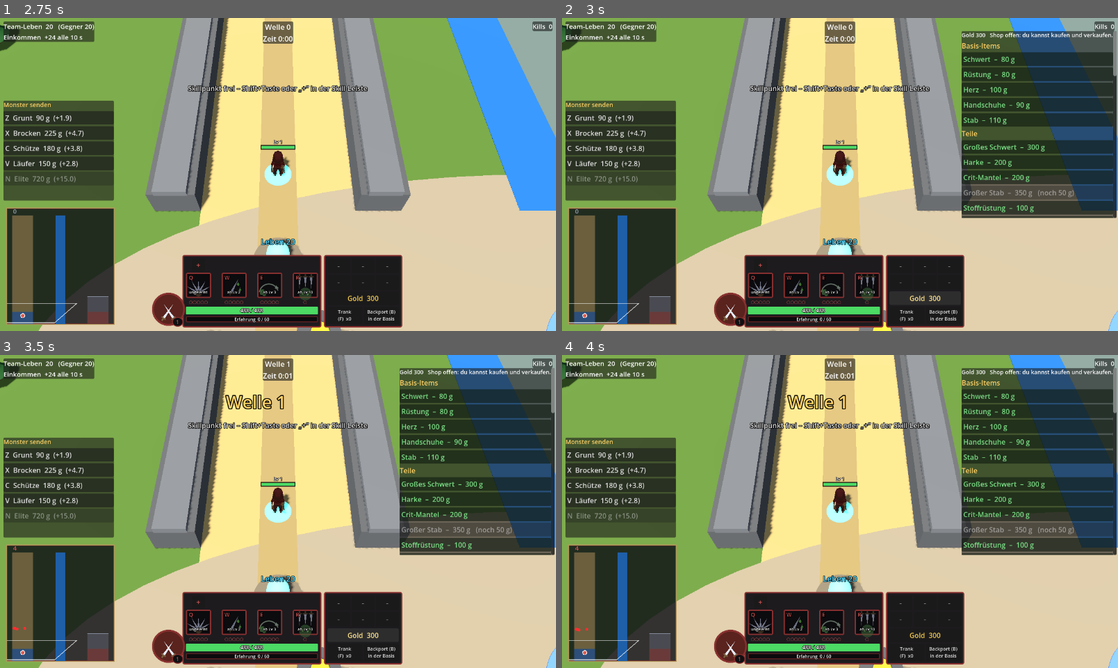
Above: before the commit, frames 1-4 (two rows, left to right).
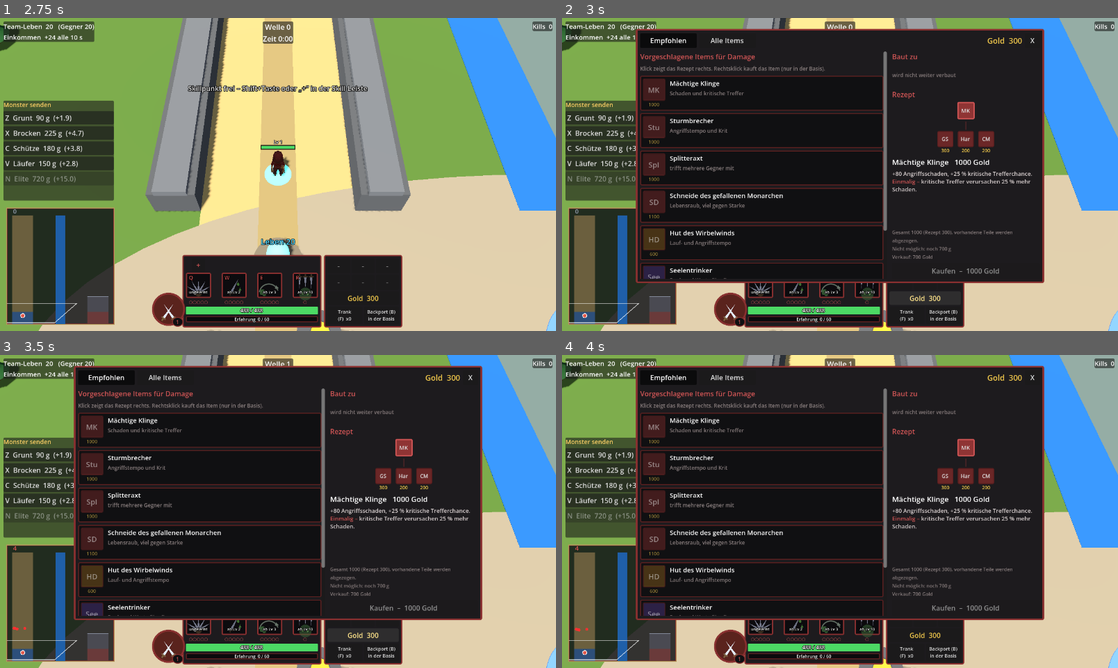
Above: after the commit, the same moments.

Repository: Tarux21/hero-lane-wars
Game: Godot game, scene res://scenes/main.tscn
Same seed, same stepped clock (60 frames per second), same inputs: the game is played once before the commit and once after it.
Inputs (mouse positions are in pixels of both pictures, inside the frame that each line leads up to):
- Up to frame 1 (2.75 s): click "Normal" at 0.5 s; click "Normal" at 1.25 s; click "Spiel starten" at 2 s
- Up to frame 2 (3 s): click "Gold 300" at 2.75 s
- Up to frame 3 (3.5 s): no input
- Up to frame 4 (4 s): click (667, 376) at 3.5 s, where only the run after the commit has a clickable "Empfohlen"

Frame 1 is identical in both runs. In frame 2, 61% of the frame differs, in the area x 13-100%, y 3-85%; in frame 3, 61%; in frame 4, 61%.

Commit message:
Shop im LoL-Aufbau: Reiter Empfohlen/Alle Items, Suche und Filter, Rezeptbaum, Baut-zu, Kaufen-Knopf (Rechtsklick kauft), Gold-Klick/Tab oeffnet
Co-Authored-By: Claude Sonnet 5.5 <noreply@anthropic.com>

Diff:
--- a/godot/scripts/game.gd
+++ b/godot/scripts/game.gd
@@ -14,6 +14,7 @@
 const SfxLib := preload("res://scripts/sfx.gd")
 const FxLib := preload("res://scripts/fx.gd")
 const HudStein := preload("res://scripts/hud_stein.gd")
+const ShopLib := preload("res://scripts/shop_stein.gd")
 const GoldenRunner := preload("res://scripts/golden_runner.gd")
 const GoldenEconomyRunner := preload("res://scripts/golden_economy_runner.gd")
 const GoldenBossRunner := preload("res://scripts/golden_boss_runner.gd")
@@ -81,11 +82,9 @@
 var bot_style := "random"              # gewählter Spielstil der Gegner
 var diff_key := "normal"               # gewählte Schwierigkeit (leicht/normal/schwer/experte)
 var winner := -1                       # nach Spielende: 0 = dein Team, 1 = Gegner
-var shop_panel: PanelContainer
+var shop: ShopLib                       # Shop-Fenster (shop_stein.gd)
 var shop_btn: Button
 var pot_btn: Button
-var shop_note: Label
-var shop_btns: Array = []              # Shop-Knöpfe [{id, btn}]
 var bag_btns: Array = []               # Rucksack-Plätze
 var cam_init := false
 
@@ -319,7 +318,10 @@
 		for id in ["bigSword", "rake", "hat", "heart"]:
 			items.buy(hero, id)
 		items.buy(hero, "potion")
-		shop_panel.visible = true
+		shop.toggle()
+		if OS.get_cmdline_user_args().has("--shoptab"):
+			shop._set_tab(1)
+			shop._select("thornPlate")
 
 
 ## Zwei Seiten (Teams): Monster, Spieler, Wellen und Leben getrennt
@@ -1032,51 +1034,9 @@
 
 ## Shop (Taste Tab oder Knopf) und Rucksack (immer sichtbar, unten rechts). Kaufen geht nur in der Basis.
 func _build_shop(layer: CanvasLayer) -> void:
-	# Rucksack, Heiltrank und Knöpfe sitzen in der unteren Leiste (hud_stein.gd)
-	# Shop-Fenster (rechts, scrollbar)
-	shop_panel = PanelContainer.new()
-	shop_panel.set_anchors_preset(Control.PRESET_CENTER_RIGHT)
-	shop_panel.offset_left = -360.0
-	shop_panel.offset_right = -14.0
-	shop_panel.offset_top = -330.0
-	shop_panel.offset_bottom = 100.0
-	shop_panel.visible = false
-	layer.add_child(shop_panel)
-	var sc := ScrollContainer.new()
-	sc.horizontal_scroll_mode = ScrollContainer.SCROLL_MODE_DISABLED
-	shop_panel.add_child(sc)
-	var vb := VBoxContainer.new()
-	vb.size_flags_horizontal = Control.SIZE_EXPAND_FILL
-	sc.add_child(vb)
-	shop_note = Label.new()
-	shop_note.add_theme_font_size_override("font_size", 13)
-	vb.add_child(shop_note)
-	shop_btns.clear()
-	var groups := [["basis", "Basis-Items"], ["teil", "Teile"], ["hut", "Hüte (nur einer im Rucksack)"], ["zwischen", "Zwischenstufen"],
-		["fertig", "Fertige Items"], ["verbrauch", "Verbrauchsgegenstände"]]
-	for gr in groups:
-		var lab := Label.new()
-		lab.text = gr[1]
-		lab.add_theme_color_override("font_color", Color("#ffd166"))
-		vb.add_child(lab)
-		for id in items.order:
-			var it: Dictionary = items.item[id]
-			if it["group"] != gr[0]:
-				continue
-			var b := Button.new()
-			b.alignment = HORIZONTAL_ALIGNMENT_LEFT
-			b.clip_text = true
-			b.focus_mode = Control.FOCUS_NONE
-			b.tooltip_text = _item_tip(id)
-			var iid: String = id
-			b.pressed.connect(func():
-				if not items.buy(hero, iid):
-					var why := items.buy_reason(hero, iid)
-					if why != "":
-						_flash_msg(why))
-			vb.add_child(b)
-			shop_btns.append({"id": id, "btn": b})
-
+	# Rucksack, Heiltrank und Knöpfe sitzen in der unteren Leiste (hud_stein.gd), das Shop-Fenster steht in shop_stein.gd
+	shop = ShopLib.new(self)
+	shop.build(layer)
 
 func _item_tip(id: String) -> String:
 	var it: Dictionary = items.item[id]
@@ -1092,7 +1052,11 @@
 
 
 func _toggle_shop() -> void:
-	shop_panel.visible = not shop_panel.visible
+	if shop != null:
+		shop.toggle()
+		if OS.get_cmdline_user_args().has("--shoptab"):
+			shop._set_tab(1)
+			shop._select("thornPlate")
 
 
 func _update_shop() -> void:
@@ -1109,21 +1073,8 @@
 		else:
 			b.text = "–"
 			b.tooltip_text = "leerer Platz"
-	if not shop_panel.visible:
-		return
-	shop_note.text = "Gold %d   %s" % [int(hero["gold"]), "Shop offen: du kannst kaufen und verkaufen." if in_base else "Shop zu: zurück in die Basis (Backport B)."]
-	for e in shop_btns:
-		var id: String = e["id"]
-		var b: Button = e["btn"]
-		var it: Dictionary = items.item[id]
-		var price: int
-		if it.get("consumable", false):
-			price = int(it["cost"])
-		else:
-			price = int(items.resolve_buy(id, hero["bag"])["cost"])
-		var why: String = items.buy_reason(hero, id)
-		b.text = "%s  –  %d g%s" % [str(it["name"]), price, "" if why == "" else "   (" + why + ")"]
-		b.modulate = Color("#8dff9a") if why == "" else Color(1, 1, 1, 0.55)
+	if shop != null:
+		shop.update()
 
 
 ## Skill-Leiste unten in der Mitte: 4 Plätze (Q W E R) mit Rang, Abklingzeit und "+" zum Lernen.
@@ -1131,6 +1082,8 @@
 	ui = HudStein.new(self)
 	get_window().theme = HudStein.make_theme(ui.pal)     # Farben der Klasse (Tank Eisen, Schurke dunkel, Magier lila)
 	ui.build_bar(layer, MINI_W)
+	if shop != null:
+		layer.move_child(shop.root, -1)                        # Shop liegt über Leiste, Minimap und Senden-Feld
 	ui.build_menu(layer)
 
 
@@ -2769,6 +2722,9 @@
 			return
 	if event is InputEventKey and event.pressed and not event.echo:
 		if event.keycode == KEY_ESCAPE:
+			if shop != null and shop.visible():
+				shop.close()                           # Esc schließt zuerst den Shop
+				return
 			if ui != null:
 				ui.toggle_menu()                       # Esc öffnet/schließt das Menü (pausiert das Spiel)
 			return
--- /dev/null
+++ b/godot/scripts/shop_stein.gd
@@ -0,0 +1,516 @@
+extends RefCounted
+## Shop-Fenster im Stil der Oberfläche (Aufbau nach dem League-of-Legends-Vorbild):
+## Reiter "Empfohlen" (Vorschläge je Klasse mit Preisen) und "Alle Items" (Suche, Filter, Gruppen Starter / Basis / Hüte / Zwischenstufen / Fertige / Verbrauch),
+## rechts "Baut zu", der Rezeptbaum des gewählten Items, Beschreibung, Preis und Kaufen-Knopf.
+## Kaufen: Knopf "Kaufen" oder Rechtsklick auf ein Item. Verkaufen: Feld im Rucksack anklicken (unten in der Leiste). Alles nur in der Basis.
+
+const HudStein := preload("res://scripts/hud_stein.gd")
+
+## Vorschläge je Klasse (Schätzung, wird später abgestimmt): {id, Hinweis}
+const RECOMMENDED := {
+	"tank": [["bulwark", "Rüstung und Leben, weniger Schaden"], ["thornPlate", "Dornen gegen viele kleine Gegner"], ["lifeSpring", "sehr viel Leben und Regeneration"],
+		["titanPlate", "Gegner in der Nähe werden langsamer"], ["hatGuard", "Lauftempo, Rüstung, weniger Schaden"], ["giantsMight", "Leben und Schaden aus dem Leben"]],
+	"damage": [["mightyBlade", "Schaden und kritische Treffer"], ["stormBreaker", "Angriffstempo und Krit"], ["cleaver", "trifft mehrere Gegner mit"],
+		["ruinBlade", "Lebensraub, viel gegen Starke"], ["hatWind", "Lauf- und Angriffstempo"], ["soulDrinker", "Raub und Werte für alles"]],
+	"caster": [["arcaneCrown", "viel Zauberkraft, 30 % mehr"], ["timeStaff", "Abklingzeit und Zauberkraft"], ["tormentMask", "Qual: Schaden über Zeit"],
+		["moonstone", "Leben, Zauberkraft, Regeneration"], ["hatSage", "Lauftempo und Abklingzeit"], ["sparkBlade", "Angriffe mit Zauberschaden"]],
+}
+
+var g: Node
+var pal: Dictionary
+var root: PanelContainer
+var sel := ""
+var tab := 0                                # 0 Empfohlen, 1 Alle Items
+var filter := "all"
+var search := ""
+var tab_btns: Array = []
+var gold_label: Label
+var left_stack: Control
+var tiles: Array = []                       # [{id, btn, box, frame}]
+var rec_page: Control
+var all_page: Control
+var grid_holder: VBoxContainer
+var rec_cards: VBoxContainer
+var builds_row: HBoxContainer
+var tree_box: VBoxContainer
+var name_label: Label
+var desc: RichTextLabel
+var buy_btn: Button
+var note_label: Label
+
+
+func _init(game: Node) -> void:
+	g = game
+	pal = HudStein.PALETTES.get(str(g.hero_key), HudStein.PALETTES["stone"])
+
+
+func visible() -> bool:
+	return root != null and root.visible
+
+
+func toggle() -> void:
+	root.visible = not root.visible
+	if root.visible:
+		root.get_parent().move_child(root, -1)                  # über allen anderen Feldern
+	if root.visible:
+		refresh_all()
+
+
+func close() -> void:
+	if root != null:
+		root.visible = false
+
+
+# ---------------------------------------------------------------- Aufbau
+func build(layer: CanvasLayer) -> void:
+	root = PanelContainer.new()
+	root.set_anchors_preset(Control.PRESET_CENTER)
+	root.grow_horizontal = Control.GROW_DIRECTION_BOTH
+	root.grow_vertical = Control.GROW_DIRECTION_BOTH
+	root.offset_left = -470.0
+	root.offset_right = 470.0
+	root.offset_top = -335.0
+	root.offset_bottom = 250.0
+	root.visible = false
+	root.add_theme_stylebox_override("panel", HudStein.box(pal["bg"], pal["border"], 4, 4, 10))
+	layer.add_child(root)
+	var vb := VBoxContainer.new()
+	vb.add_theme_constant_override("separation", 8)
+	root.add_child(vb)
+	vb.add_child(_header())
+	var body := HBoxContainer.new()
+	body.size_flags_vertical = Control.SIZE_EXPAND_FILL
+	body.add_theme_constant_override("separation", 12)
+	vb.add_child(body)
+	body.add_child(_left())
+	body.add_child(_right())
+	sel = RECOMMENDED[str(g.hero_key)][0][0] if RECOMMENDED.has(str(g.hero_key)) else "sword"
+	_select(sel)
+	_set_tab(0)
+
+
+func _header() -> Control:
+	var hb := HBoxContainer.new()
+	hb.add_theme_constant_override("separation", 6)
+	for i in 2:
+		var b := Button.new()
+		b.text = ["Empfohlen", "Alle Items"][i]
+		b.toggle_mode = true
+		b.custom_minimum_size = Vector2(130, 34)
+		b.focus_mode = Control.FOCUS_NONE
+		var ti: int = i
+		b.pressed.connect(func(): _set_tab(ti))
+		hb.add_child(b)
+		tab_btns.append(b)
+	var sp := Control.new()
+	sp.size_flags_horizontal = Control.SIZE_EXPAND_FILL
+	hb.add_child(sp)
+	gold_label = Label.new()
+	gold_label.add_theme_font_size_override("font_size", 18)
+	gold_label.add_theme_color_override("font_color", Color("#f2c94c"))
+	hb.add_child(gold_label)
+	var x := Button.new()
+	x.text = "X"
+	x.custom_minimum_size = Vector2(34, 34)
+	x.focus_mode = Control.FOCUS_NONE
+	x.tooltip_text = "Schließen (Tab)"
+	x.pressed.connect(close)
+	hb.add_child(x)
+	return hb
+
+
+func _left() -> Control:
+	left_stack = Control.new()
+	left_stack.custom_minimum_size = Vector2(540, 0)
+	left_stack.size_flags_horizontal = Control.SIZE_EXPAND_FILL
+	rec_page = _build_rec_page()
+	all_page = _build_all_page()
+	rec_page.set_anchors_preset(Control.PRESET_FULL_RECT)
+	all_page.set_anchors_preset(Control.PRESET_FULL_RECT)
+	left_stack.add_child(rec_page)
+	left_stack.add_child(all_page)
+	return left_stack
+
+
+func _build_rec_page() -> Control:
+	var sc := ScrollContainer.new()
+	sc.horizontal_scroll_mode = ScrollContainer.SCROLL_MODE_DISABLED
+	var vb := VBoxContainer.new()
+	vb.size_flags_horizontal = Control.SIZE_EXPAND_FILL
+	vb.add_theme_constant_override("separation", 8)
+	sc.add_child(vb)
+	var t := Label.new()
+	t.text = "Vorgeschlagene Items für %s" % str(g.hero["d"]["name"])
+	t.add_theme_font_size_override("font_size", 16)
+	t.add_theme_color_override("font_color", pal["hi"])
+	vb.add_child(t)
+	var hint := Label.new()
+	hint.text = "Klick zeigt das Rezept rechts. Rechtsklick kauft das Item (nur in der Basis)."
+	hint.add_theme_font_size_override("font_size", 12)
+	hint.add_theme_color_override("font_color", pal["dim"])
+	vb.add_child(hint)
+	rec_cards = VBoxContainer.new()
+	rec_cards.add_theme_constant_override("separation", 6)
+	vb.add_child(rec_cards)
+	for e in RECOMMENDED.get(str(g.hero_key), []):
+		rec_cards.add_child(_rec_card(str(e[0]), str(e[1])))
+	var t2 := Label.new()
+	t2.text = "Für den Anfang"
+	t2.add_theme_font_size_override("font_size", 14)
+	t2.add_theme_color_override("font_color", pal["hi"])
+	vb.add_child(t2)
+	var starters := HFlowContainer.new()
+	starters.add_theme_constant_override("h_separation", 8)
+	for id in ["sword", "armor", "heart", "gloves", "staff", "hat", "potion"]:
+		starters.add_child(_tile(id, 48.0))
+	vb.add_child(starters)
+	return sc
+
+
+func _rec_card(id: String, note: String) -> Control:
+	var pc := PanelContainer.new()
+	pc.add_theme_stylebox_override("panel", HudStein.box(pal["dark"], pal["border"].darkened(0.3), 2, 3, 6))
+	var hb := HBoxContainer.new()
+	hb.add_theme_constant_override("separation", 10)
+	pc.add_child(hb)
+	hb.add_child(_tile(id, 52.0))
+	var vb := VBoxContainer.new()
+	vb.size_flags_horizontal = Control.SIZE_EXPAND_FILL
+	var nm := Label.new()
+	nm.text = str(g.items.item[id]["name"])
+	nm.add_theme_font_size_override("font_size", 15)
+	vb.add_child(nm)
+	var nt := Label.new()
+	nt.text = note
+	nt.add_theme_font_size_override("font_size", 12)
+	nt.add_theme_color_override("font_color", pal["dim"])
+	vb.add_child(nt)
+	hb.add_child(vb)
+	return pc
+
+
+func _build_all_page() -> Control:
+	var vb := VBoxContainer.new()
+	vb.add_theme_constant_override("separation", 6)
+	var search_box := LineEdit.new()
+	search_box.placeholder_text = "Suchen …"
+	search_box.clear_button_enabled = true
+	search_box.text_changed.connect(func(tx: String):
+		search = tx.strip_edges().to_lower()
+		_apply_filter())
+	vb.add_child(search_box)
+	var frow := HBoxContainer.new()
+	frow.add_theme_constant_override("separation", 4)
+	for f in [["all", "Alle"], ["atk", "Angriff"], ["magic", "Zauber"], ["def", "Verteidigung"], ["misc", "Sonstiges"]]:
+		var b := Button.new()
+		b.text = f[1]
+		b.focus_mode = Control.FOCUS_NONE
+		b.custom_minimum_size = Vector2(80, 28)
+		var fk: String = f[0]
+		b.pressed.connect(func():
+			filter = fk
+			_apply_filter())
+		frow.add_child(b)
+	vb.add_child(frow)
+	var sc := ScrollContainer.new()
+	sc.horizontal_scroll_mode = ScrollContainer.SCROLL_MODE_DISABLED
+	sc.size_flags_vertical = Control.SIZE_EXPAND_FILL
+	vb.add_child(sc)
+	grid_holder = VBoxContainer.new()
+	grid_holder.size_flags_horizontal = Control.SIZE_EXPAND_FILL
+	grid_holder.add_theme_constant_override("separation", 6)
+	sc.add_child(grid_holder)
+	var groups := [["basis", "Starter"], ["teil", "Basis"], ["hut", "Hüte (nur einer im Rucksack)"], ["zwischen", "Zwischenstufen"], ["fertig", "Fertige Items"],
+		["verbrauch", "Verbrauchsgegenstände"]]
+	for gr in groups:
+		var lab := Label.new()
+		lab.text = gr[1]
+		lab.add_theme_color_override("font_color", pal["hi"])
+		lab.set_meta("grp", gr[0])
+		grid_holder.add_child(lab)
+		var fl := HFlowContainer.new()
+		fl.add_theme_constant_override("h_separation", 6)
+		fl.add_theme_constant_override("v_separation", 6)
+		fl.set_meta("grp", gr[0])
+		grid_holder.add_child(fl)
+		for id in g.items.order:
+			if g.items.item[id]["group"] == gr[0]:
+				fl.add_child(_tile(str(id), 52.0))
+	return vb
+
+
+func _right() -> Control:
+	var vb := VBoxContainer.new()
+	vb.custom_minimum_size = Vector2(340, 0)
+	vb.add_theme_constant_override("separation", 6)
+	var bt := Label.new()
+	bt.text = "Baut zu"
+	bt.add_theme_color_override("font_color", pal["hi"])
+	vb.add_child(bt)
+	builds_row = HBoxContainer.new()
+	builds_row.custom_minimum_size = Vector2(0, 52)
+	builds_row.add_theme_constant_override("separation", 6)
+	vb.add_child(builds_row)
+	var tb := Label.new()
+	tb.text = "Rezept"
+	tb.add_theme_color_override("font_color", pal["hi"])
+	vb.add_child(tb)
+	tree_box = VBoxContainer.new()
+	tree_box.custom_minimum_size = Vector2(0, 110)
+	tree_box.alignment = BoxContainer.ALIGNMENT_CENTER
+	vb.add_child(tree_box)
+	name_label = Label.new()
+	name_label.add_theme_font_size_override("font_size", 17)
+	vb.add_child(name_label)
+	desc = RichTextLabel.new()
+	desc.bbcode_enabled = true
+	desc.fit_content = false
+	desc.size_flags_vertical = Control.SIZE_EXPAND_FILL
+	desc.custom_minimum_size = Vector2(0, 50)
+	desc.add_theme_color_override("default_color", pal["text"])
+	desc.add_theme_font_size_override("normal_font_size", 13)
+	vb.add_child(desc)
+	note_label = Label.new()
+	note_label.add_theme_font_size_override("font_size", 11)
+	note_label.add_theme_color_override("font_color", pal["dim"])
+	note_label.autowrap_mode = TextServer.AUTOWRAP_WORD_SMART
+	vb.add_child(note_label)
+	buy_btn = Button.new()
+	buy_btn.custom_minimum_size = Vector2(0, 36)
+	buy_btn.focus_mode = Control.FOCUS_NONE
+	buy_btn.add_theme_font_size_override("font_size", 16)
+	buy_btn.pressed.connect(_buy_selected)
+	vb.add_child(buy_btn)
+	return vb
+
+
+# ---------------------------------------------------------------- Kacheln
+## Farbe nach Art des Items: Zauber lila, Angriff rot, Tempo orange, Verteidigung stahlblau, Leben grün, sonst gold
+func _cat_color(id: String) -> Color:
+	var st: Dictionary = g.items.item[id].get("stats", {})
+	for k in ["sp"]:
+		if st.has(k):
+			return Color("#5a3f94")
+	for k in ["dmg", "crit", "ls", "sv"]:
+		if st.has(k):
+			return Color("#8f3434")
+	if st.has("as"):
+		return Color("#9a6a22")
+	for k in ["armor", "dr"]:
+		if st.has(k):
+			return Color("#3f607f")
+	for k in ["hp", "regen"]:
+		if st.has(k):
+			return Color("#34753f")
+	return Color("#7a6a3a")
+
+
+func _category(id: String) -> String:
+	var st: Dictionary = g.items.item[id].get("stats", {})
+	if st.has("sp"):
+		return "magic"
+	if st.has("dmg") or st.has("crit") or st.has("as") or st.has("ls"):
+		return "atk"
+	if st.has("armor") or st.has("dr") or st.has("hp") or st.has("regen"):
+		return "def"
+	return "misc"
+
+
+func _initials(nm: String) -> String:
+	var words := nm.replace("-", " ").split(" ", false)
+	if words.size() == 1:
+		return words[0].substr(0, 3)
+	return words[0].substr(0, 1).to_upper() + words[1].substr(0, 1).to_upper()
+
+
+func _tile(id: String, size: float) -> Control:
+	var vb := VBoxContainer.new()
+	vb.add_theme_constant_override("separation", 0)
+	var b := Button.new()
+	b.custom_minimum_size = Vector2(size, size)
+	b.focus_mode = Control.FOCUS_NONE
+	b.text = _initials(str(g.items.item[id]["name"]))
+	b.add_theme_font_size_override("font_size", int(size * 0.34))
+	var col := _cat_color(id)
+	b.add_theme_stylebox_override("normal", HudStein.box(col.darkened(0.25), pal["border"].darkened(0.35), 2, 3, 2))
+	b.add_theme_stylebox_override("hover", HudStein.box(col, pal["hi"], 2, 3, 2))
+	b.add_theme_stylebox_override("pressed", HudStein.box(col.darkened(0.4), pal["hi"], 2, 3, 2))
+	b.tooltip_text = g._item_tip(id)
+	var iid: String = id
+	b.pressed.connect(func(): _select(iid))
+	b.gui_input.connect(func(ev: InputEvent):
+		if ev is InputEventMouseButton and ev.pressed and ev.button_index == MOUSE_BUTTON_RIGHT:
+			_select(iid)
+			_buy_selected())
+	vb.add_child(b)
+	var pl := Label.new()
+	pl.text = str(int(g.items.item[id]["cost"]) if not g.items.item[id].has("parts") else g.items.total_cost(id))
+	pl.horizontal_alignment = HORIZONTAL_ALIGNMENT_CENTER
+	pl.add_theme_font_size_override("font_size", 11)
+	pl.add_theme_color_override("font_color", Color("#f2c94c"))
+	vb.add_child(pl)
+	tiles.append({"id": id, "btn": b, "box": vb, "frame": col})
+	return vb
+
+
+# ---------------------------------------------------------------- Auswahl und Anzeige
+func _set_tab(i: int) -> void:
+	tab = i
+	rec_page.visible = i == 0
+	all_page.visible = i == 1
+	for k in tab_btns.size():
+		(tab_btns[k] as Button).button_pressed = k == i
+
+
+func _apply_filter() -> void:
+	for e in tiles:
+		var id: String = e["id"]
+		if not all_page.is_ancestor_of(e["box"]):
+			continue
+		var it: Dictionary = g.items.item[id]
+		var ok := true
+		if search != "" and not str(it["name"]).to_lower().contains(search):
+			ok = false
+		if filter != "all" and _category(id) != filter:
+			ok = false
+		(e["box"] as Control).visible = ok
+	for ch in grid_holder.get_children():                       # Gruppen ohne sichtbares Item ausblenden
+		if ch is HFlowContainer:
+			var any := false
+			for t in ch.get_children():
+				if t.visible:
+					any = true
+			ch.visible = any
+			var lab: Node = grid_holder.get_child(ch.get_index() - 1)
+			lab.visible = any
+
+
+func _select(id: String) -> void:
+	sel = id
+	for c in builds_row.get_children():
+		c.queue_free()
+	for c in tree_box.get_children():
+		c.queue_free()
+	var into: Array = []
+	for oid in g.items.order:
+		var o: Dictionary = g.items.item[oid]
+		if o.has("parts") and (o["parts"] as Array).has(id):
+			into.append(oid)
+	for oid in into.slice(0, 6):
+		builds_row.add_child(_small_tile(str(oid), 38.0))
+	if into.is_empty():
+		var none := Label.new()
+		none.text = "wird nicht weiter verbaut"
+		none.add_theme_font_size_override("font_size", 12)
+		none.add_theme_color_override("font_color", pal["dim"])
+		builds_row.add_child(none)
+	tree_box.add_child(_tree_node(id, 40.0, 0))
+	var it: Dictionary = g.items.item[id]
+	name_label.text = str(it["name"])
+	var text := str(it["desc"]).replace(" Einmalig –", "\n[color=#%s]Einmalig –[/color]" % (pal["hi"] as Color).to_html(false))
+	desc.text = text
+	refresh_all()
+
+
+## Kachel ohne Preis-Label-Eintrag in der Liste (für "Baut zu" und den Rezeptbaum)
+func _small_tile(id: String, size: float) -> Control:
+	var vb := VBoxContainer.new()
+	vb.add_theme_constant_override("separation", 0)
+	var b := Button.new()
+	b.custom_minimum_size = Vector2(size, size)
+	b.focus_mode = Control.FOCUS_NONE
+	b.text = _initials(str(g.items.item[id]["name"]))
+	b.add_theme_font_size_override("font_size", int(size * 0.34))
+	var col := _cat_color(id)
+	b.add_theme_stylebox_override("normal", HudStein.box(col.darkened(0.25), pal["border"].darkened(0.35), 2, 3, 2))
+	b.add_theme_stylebox_override("hover", HudStein.box(col, pal["hi"], 2, 3, 2))
+	b.add_theme_stylebox_override("pressed", HudStein.box(col.darkened(0.4), pal["hi"], 2, 3, 2))
+	b.tooltip_text = g._item_tip(id)
+	var iid: String = id
+	b.pressed.connect(func(): _select(iid))
+	vb.add_child(b)
+	var pl := Label.new()
+	var it: Dictionary = g.items.item[id]
+	pl.text = str(int(it["cost"]) if not it.has("parts") else g.items.total_cost(id))
+	pl.horizontal_alignment = HORIZONTAL_ALIGNMENT_CENTER
+	pl.add_theme_font_size_override("font_size", 11)
+	pl.add_theme_color_override("font_color", Color("#f2c94c"))
+	vb.add_child(pl)
+	return vb
+
+
+## Rezeptbaum: das Item oben, darunter nebeneinander seine Teile (jeweils wieder mit ihren Teilen)
+func _tree_node(id: String, size: float, depth: int) -> Control:
+	var vb := VBoxContainer.new()
+	vb.add_theme_constant_override("separation", 2)
+	var top := _small_tile(id, size) if depth > 0 else _selected_tile(id, size)
+	top.size_flags_horizontal = Control.SIZE_SHRINK_CENTER
+	vb.add_child(top)
+	var it: Dictionary = g.items.item[id]
+	if it.has("parts"):
+		var bar := Label.new()
+		bar.text = "│"
+		bar.horizontal_alignment = HORIZONTAL_ALIGNMENT_CENTER
+		bar.add_theme_color_override("font_color", pal["border"])
+		vb.add_child(bar)
+		var row := HBoxContainer.new()
+		row.add_theme_constant_override("separation", 10)
+		row.alignment = BoxContainer.ALIGNMENT_CENTER
+		for part in it["parts"]:
+			row.add_child(_tree_node(str(part), maxf(30.0, size - 3.0 * (depth + 1)), depth + 1))
+		vb.add_child(row)
+	return vb
+
+
+func _selected_tile(id: String, size: float) -> Control:
+	var vb := VBoxContainer.new()
+	var b := Button.new()
+	b.custom_minimum_size = Vector2(size, size)
+	b.focus_mode = Control.FOCUS_NONE
+	b.disabled = false
+	b.text = _initials(str(g.items.item[id]["name"]))
+	b.add_theme_font_size_override("font_size", int(size * 0.34))
+	var col := _cat_color(id)
+	var sbox := HudStein.box(col, pal["hi"], 3, 3, 2)
+	for st in ["normal", "hover", "pressed"]:
+		b.add_theme_stylebox_override(st, sbox)
+	vb.add_child(b)
+	return vb
+
+
+func _buy_selected() -> void:
+	if sel == "" or g.hero.is_empty():
+		return
+	if not g.items.buy(g.hero, sel):
+		var why: String = g.items.buy_reason(g.hero, sel)
+		if why != "":
+			g._flash_msg(why)
+	else:
+		_select(sel)
+
+
+## Gold, Kaufen-Knopf und abgedunkelte Kacheln (jedes Bild, nur wenn offen)
+func refresh_all() -> void:
+	if g.hero.is_empty() or sel == "":
+		return
+	gold_label.text = "Gold  %d" % int(g.hero["gold"])
+	var it: Dictionary = g.items.item[sel]
+	var price: int = int(it["cost"]) if it.get("consumable", false) else int(g.items.resolve_buy(sel, g.hero["bag"])["cost"])
+	var why: String = g.items.buy_reason(g.hero, sel)
+	buy_btn.text = "Kaufen  –  %d Gold" % price
+	buy_btn.modulate = Color("#9fe08a") if why == "" else Color(1, 1, 1, 0.6)
+	var sell_val := int(floor(g.items.total_cost(sel) * float(g.cfg["sellRatio"]))) if it["group"] != "verbrauch" else 0
+	var extra := ""
+	if it.has("parts"):
+		extra = "Gesamt %d (Rezept %d), vorhandene Teile werden abgezogen." % [g.items.total_cost(sel), int(it["cost"])]
+	name_label.text = "%s   %d Gold" % [str(it["name"]), (g.items.total_cost(sel) if it.has("parts") else int(it["cost"]))]
+	note_label.text = (extra + ("\n" if extra != "" else "") + ("Nicht möglich: " + why if why != "" else "Bereit zum Kauf (Rechtsklick auf ein Item kauft ebenfalls).") +
+		("\nVerkauf: %d Gold" % sell_val if sell_val > 0 else ""))
+	for e in tiles:
+		var tp: int = int(g.items.item[e["id"]]["cost"]) if g.items.item[e["id"]].get("consumable", false) else int(g.items.resolve_buy(e["id"], g.hero["bag"])["cost"])
+		(e["box"] as Control).modulate = Color.WHITE if g.hero["gold"] >= tp else Color(1, 1, 1, 0.55)
+
+
+func update() -> void:
+	if visible():
+		refresh_all()
